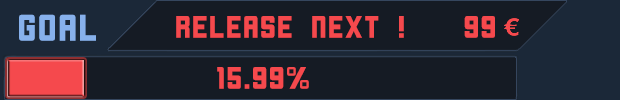
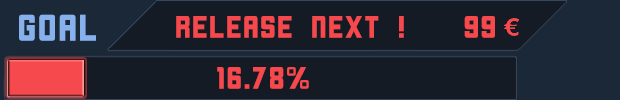
Layer changes from the first 620×100 image to the second:
renamed "15.99%" to "16.78%", painted on it over <box>227,67,284,89</box>
